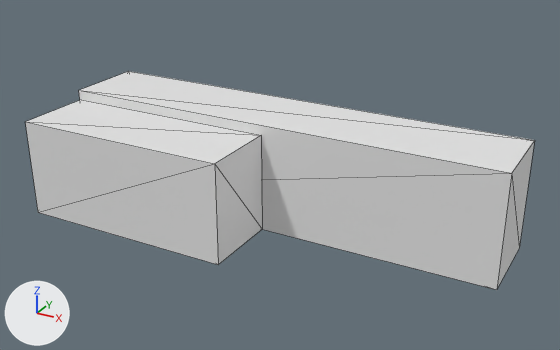
A saved change to the glTF model app/public/models/WorkbenchIntegrated.glb.
Both versions are drawn from a 50 mm camera at (343.0, -748.0, -210.0) aimed at (15.0, -152.0, -508.0). The axes (+X, +Y, +Z) are drawn at lower left. The lights are the same throughout. Mesh edges are drawn as thin lines. Vertices at the same position are counted once.

Names of what the first picture shows: 'WorkbenchIntegrated'.
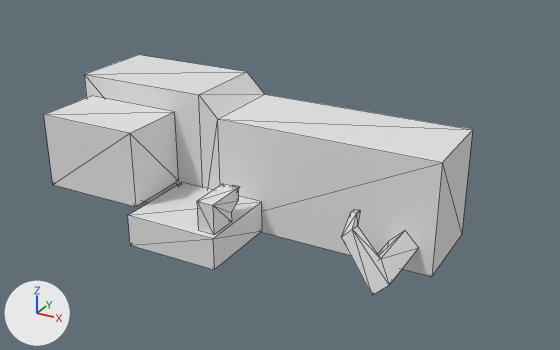
Edits to the scene script, one JSON object a line:
```json
{"block": "me_cube_024", "where": "# used by ob_workbenchintegrated; location = (10.0, -40.0, -540.0)"}
{"op": "remove", "block": "me_cube_024", "code": "me_cube_024.from_pydata(...)  # 16 vertices, 22 faces; spans x -239.0..219.0, y -194.0..-30.0, z -30.0..80.0"}
{"op": "add", "block": "me_cube_024", "code": "me_cube_024.from_pydata(...)  # 67 vertices, 95 faces; spans x -224.0..163.0, y -206.0..-30.0, z -30.0..102.0"}
{"block": "me_cube_024", "change": "me_cube_024 part 1: the loose piece of 8 vertices spanning x -237.0..-15.0, y -194.0..-114.0, z -30.0..70.0 is scaled about its middle by (0.476, 0.864, 0.751), then moved by (-37.0, 0.0, 22.0)"}
{"block": "me_cube_024", "change": "me_cube_024 part 2: the loose piece of 8 vertices spanning x -237.0..-15.0, y -194.0..-114.0, z -30.0..70.0 is copied, and the copy is scaled about its middle by (0.427, 1.08, 0.317), then moved by (67.0, -9.0, -32.0); it spans x -106.0..-11.0, y -206.0..-120.0, z -28.0..4.0"}
{"block": "me_cube_024", "change": "me_cube_024 part 3: the loose piece of 8 vertices spanning x -239.0..219.0, y -114.0..-30.0, z -30.0..80.0 is rebuilt with 16 vertices and now spans x -224.0..163.0, y -120.0..-30.0, z -30.0..102.0"}
{"block": "me_cube_024", "change": "me_cube_024 part 4: a new loose piece of 16 vertices spanning x 100.0..149.0, y -191.0..-120.0, z -19.0..42.0"}
{"block": "me_cube_024", "change": "me_cube_024 part 5"}
{"block": "me_cube_024", "change": "13 vertices are added at x -31.0..-19.0, y -200.0..-144.0, z 4.0..33.0"}
{"block": "me_cube_024", "change": "6 new vertices lie (17.0, 0.0, 0.0) away from vertices in x -31.0, y -200.0..-158.0, z 4.0..33.0"}
{"block": "me_cube_024", "change": "27 new faces join them"}
```

What differs and where, as boxes (x1, y1, x2, y2) in the pictures (560 x 350 px; the box of a moved part takes in the faces that stretch with it):
```json
{"object": "WorkbenchIntegrated", "change": "reshaped", "before": [26, 71, 535, 290], "after": [44, 55, 473, 295], "on screen": "16% narrower, 10% taller"}
{"part": 1, "of": "me_cube_024", "change": "moved or reshaped", "before": [26, 100, 262, 265], "after": [44, 96, 178, 207]}
{"part": 2, "of": "me_cube_024", "change": "added", "after": [128, 182, 262, 270]}
{"part": 3, "of": "me_cube_024", "change": "rebuilt", "before": [79, 71, 535, 290], "after": [84, 55, 473, 276], "on screen": "15% narrower"}
{"part": 4, "of": "me_cube_024", "change": "added", "after": [341, 209, 419, 295]}
{"part": 5, "of": "me_cube_024", "change": "added", "after": [197, 184, 240, 235]}
```
